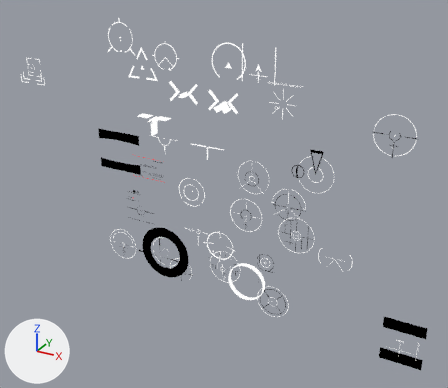
Two versions of the Blender file [workfiles]/_reticle.blend, one commit apart.
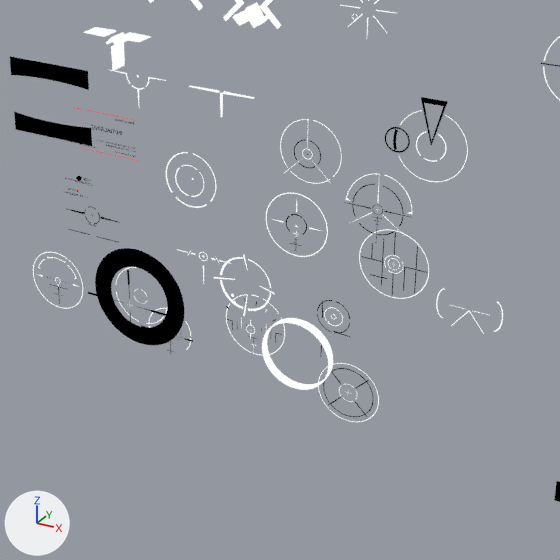
Each version appears first whole from a camera (50 mm lens) standing at (59.0, -95.2, 48.3) and looking at (8.3, -3.0, 2.2), and next in a close-up on the part from 21% to 85% of the width and 26% to 100% of the height. Every picture has the same lights, and +X, +Y and +Z are marked at lower left.

The older version as bpy lines, for what is in view:
```python
ob_acog = bpy.data.objects.new('acog', me_circle_002)
ob_acog.location = (12.4, 0.0, -1.7)
ob_border = bpy.data.objects.new('Border', me_circle)
ob_border.location = (-5.9, 0.0, -14.2)
ob_plane = bpy.data.objects.new('Plane', me_plane_003)
ob_plane.location = (13.5, 0.0, 5.9)
ob_plane_004 = bpy.data.objects.new('Plane.004', me_plane_007)
ob_plane_004.location = (-15.8, 0.0, 6.1)
ob_plane_005 = bpy.data.objects.new('Plane.005', me_plane_012)
ob_plane_005.location = (22.5, -2.0, -3.4)
ob_reddit = bpy.data.objects.new('reddit', me_circle_006)
ob_reddit.location = (0.0, 0.0, 0.0)
# also in view: 'uwu' at (7.6, -2.1, 19.3); 'okp' at (-6.8, -2.9, 13.0); 'Scope2' at (16.6, -6.2, -10.6)
```
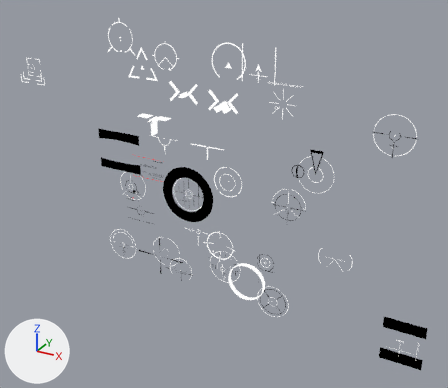
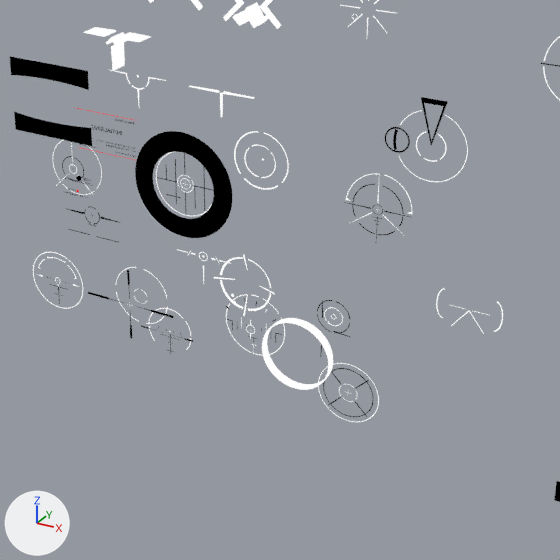
Location of each change, [x1, y1, x2, y2] in pixels of the close-ups (560 x 560 px):
'Border', moved: before [95, 248, 184, 345]; after [135, 131, 232, 238]
'Plane.005', moved: before [359, 229, 429, 299]; after [156, 152, 214, 216]
'reddit', moved: before [166, 152, 216, 208]; after [234, 131, 289, 190]
'Plane', moved: before [280, 119, 342, 184]; after [53, 140, 102, 195]
'acog', no longer drawn: before [266, 192, 328, 257]

What the commit changed:
Object 'Border' (ob_border) moves from (-5.9, 0.0, -14.2) to (0.0, 0.0, 0.0).
Object 'reddit' (ob_reddit) moves from (0.0, 0.0, 0.0) to (8.0, 0.0, 3.7).
Object 'acog' (ob_acog) moves from (12.4, 0.0, -1.7) to (0.0, 0.0, 0.0).
Object 'Plane' (ob_plane) moves from (13.5, 0.0, 5.9) to (-13.9, 0.0, -1.2).
Object 'Plane.005' (ob_plane_005) moves from (22.5, -2.0, -3.4) to (0.0, -2.0, 0.0).
